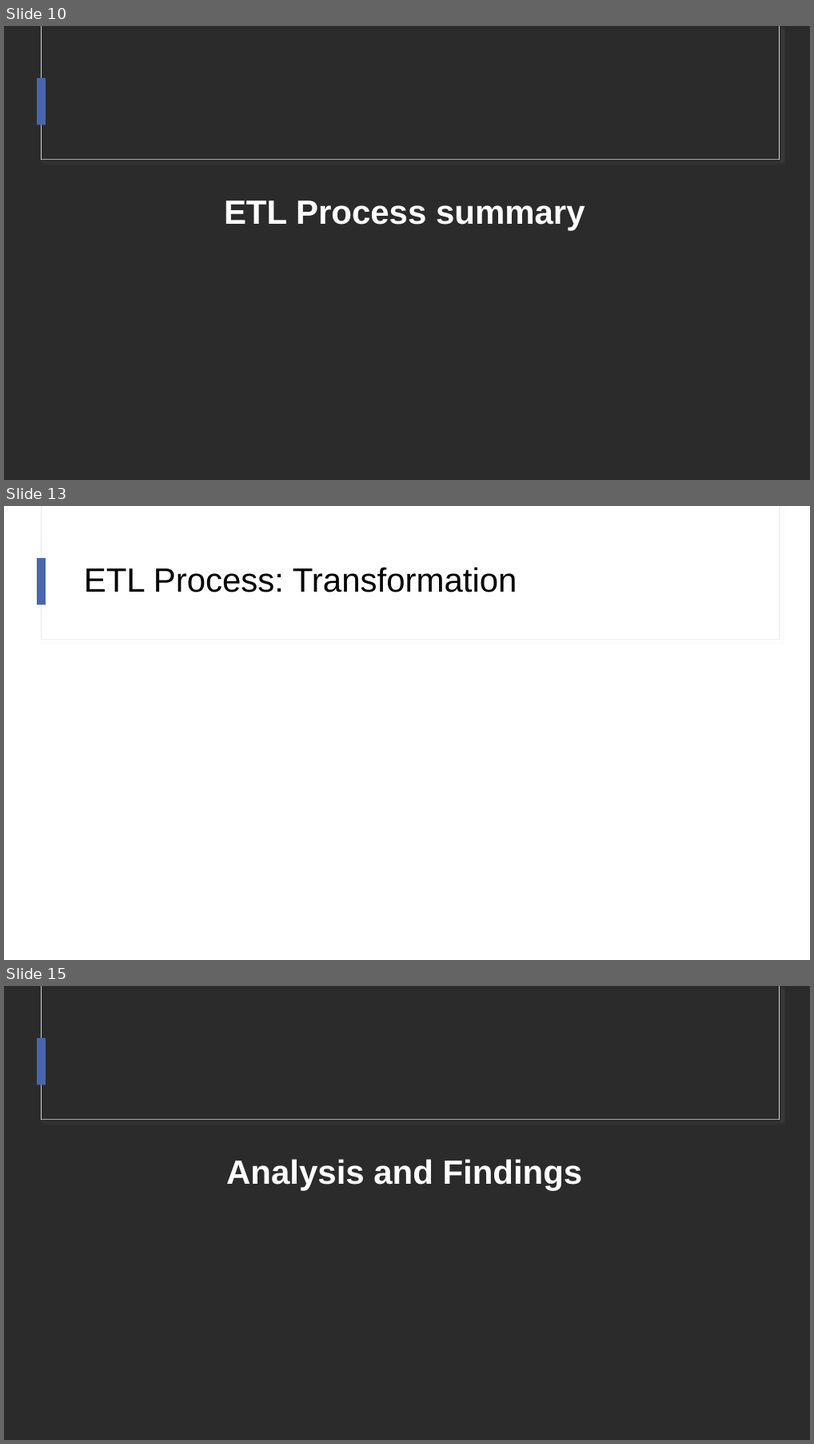
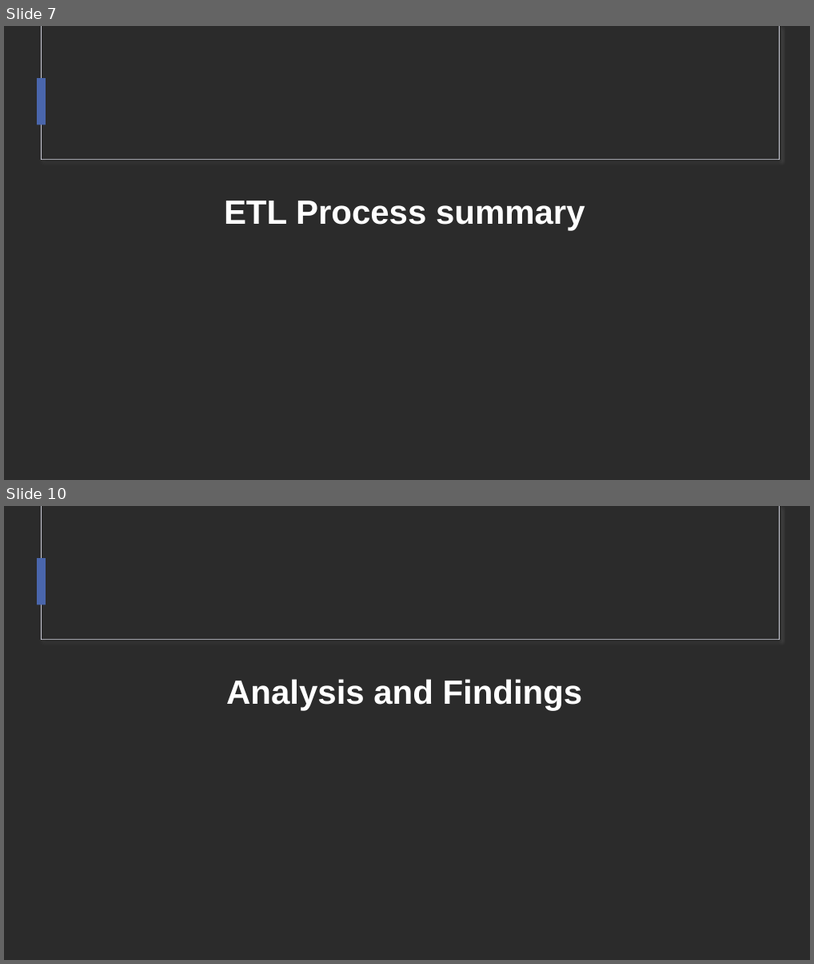
Before and after one commit to lujane-92/Project-2, a slide deck: ETL Project - Draft report.pptx. Shown one above the other, each under a label of ours: slides 10, 13 and 15 before the commit, slides 7 and 10 after it; the slides between them are not shown. The pictures are 814x1444 and 814x964 pixels, drawn with LibreOffice and Linux fonts; fonts in the diff are those of the drawing; background and template pictures are left out; a plain dark background stands for a picture behind light text. Boxes give left, top, right and bottom in pixels: in the first picture for what was removed or moved away, otherwise in the second. Text is boxed around its words. In the diff, an @@ line names an element or a change of style, - is before the commit and + after.

```diff
--- a/ETL Project - Draft report.pptx
+++ b/ETL Project - Draft report.pptx
@@ slide 13 removed at (4, 506, 810, 960), background #FFFFFF; not listed: 3 template elements that a slide beside it also shows @@
@@ title removed at (84, 567, 518, 592) @@
-ETL Process: Transformation
@@ what was slide 10 is now slide 7 @@
@@ what was slide 15 is now slide 10 @@
```
Also in this commit, not shown: 3 slides added, 7 other slides removed.
